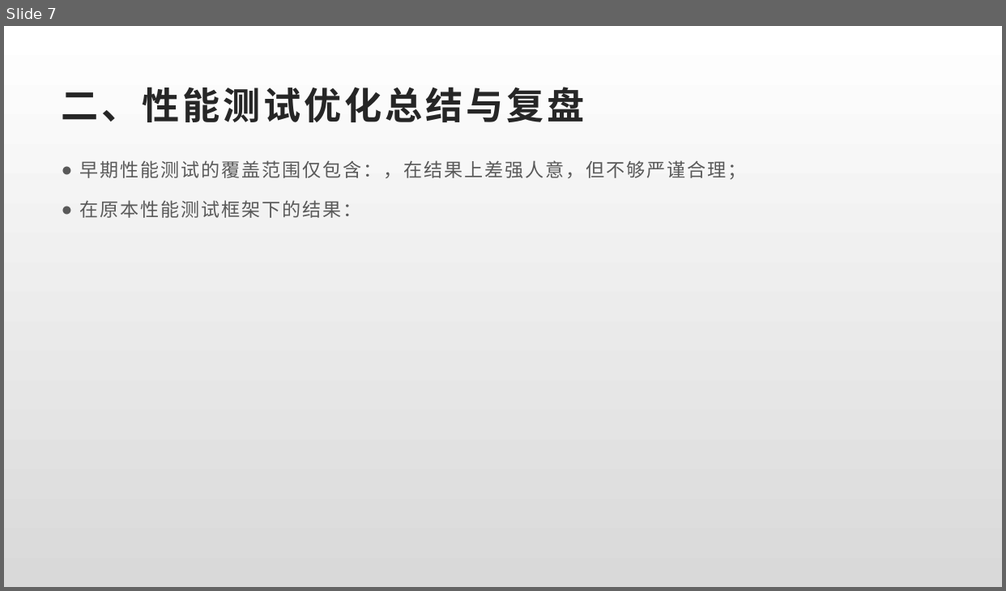
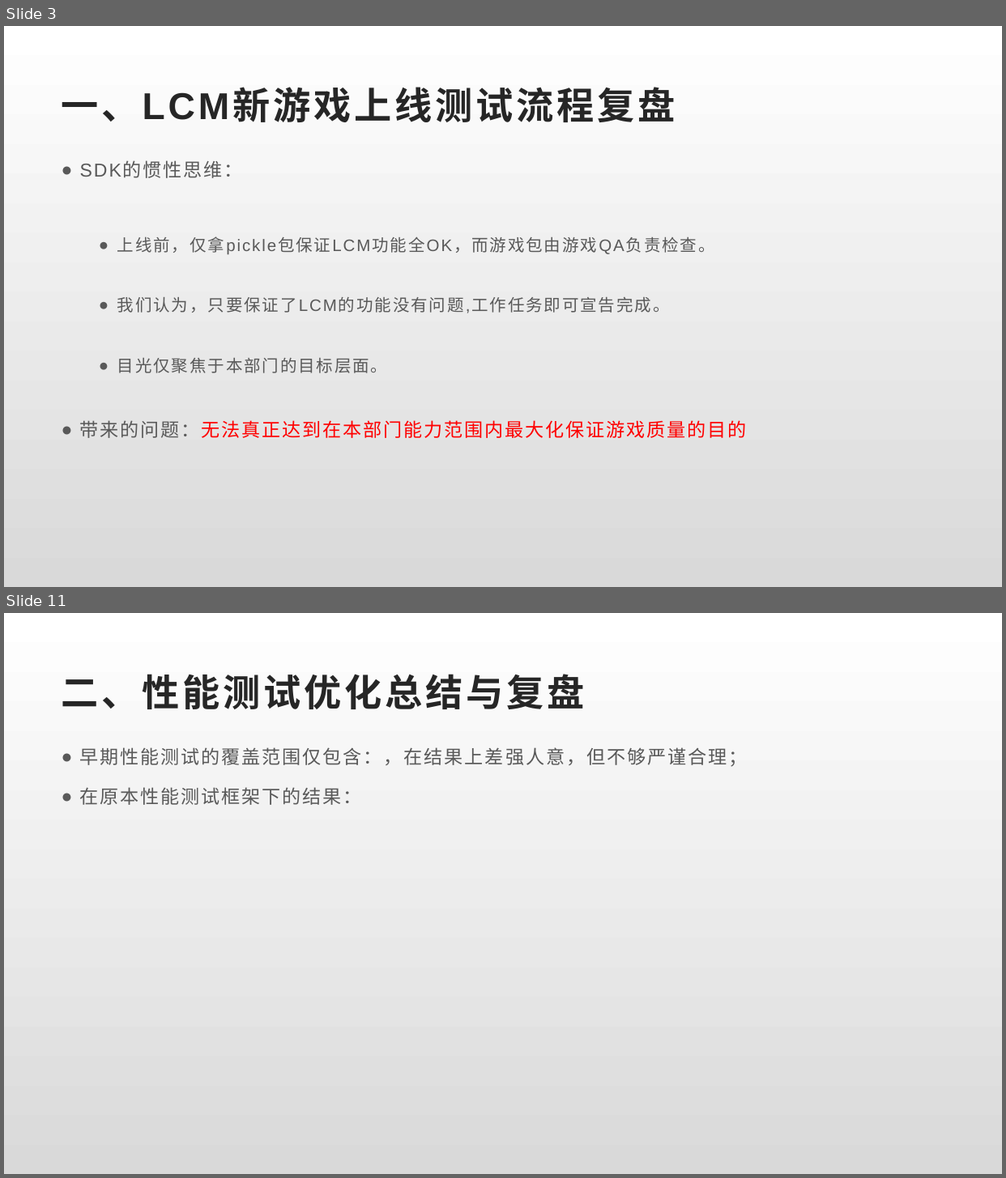
Before and after one commit to Rexixe1993/JavaScriptLesson, a slide deck: 全球版灌篮OBT复盘总结.pptx. Shown one above the other, each under a label of ours: slide 7 before the commit, slides 3 and 11 after it; the slides between them are not shown. The pictures are 1006x591 and 1006x1178 pixels, drawn with LibreOffice and Linux fonts; fonts in the diff are those of the drawing. Boxes give left, top, right and bottom in pixels: in the first picture for what was removed or moved away, otherwise in the second. Text is boxed around its words. In the diff, an @@ line names an element or a change of style, - is before the commit and + after.

Commit message:
OBT复盘PPT更新（一）代码上线部分

```diff
--- a/全球版灌篮OBT复盘总结.pptx
+++ b/全球版灌篮OBT复盘总结.pptx
@@ slide 3 added at <box>4,26,1002,587</box>, background gradient #FFFFFF to #D9D9D9 @@
@@ title added at <box>62,87,675,122</box>, 36 pt, text #262626, bold @@
+一、LCM新游戏上线测试流程复盘
@@ text added at <box>80,162,747,438</box>, 16 pt, text #595959 @@
+● SDK的惯性思维：
+  ● 上线前，仅拿pickle包保证LCM功能全OK，而游戏包由游戏QA负责检查。
+  ● 我们认为，只要保证了LCM的功能没有问题,工作任务即可宣告完成。
+  ● 目光仅聚焦于本部门的目标层面。
+● 带来的问题：无法真正达到在本部门能力范围内最大化保证游戏质量的目的
@@ what was slide 7 is now slide 11 @@
```
Also in this commit, not shown: 6 slides changed, 4 other slides added, 1 slide removed.
